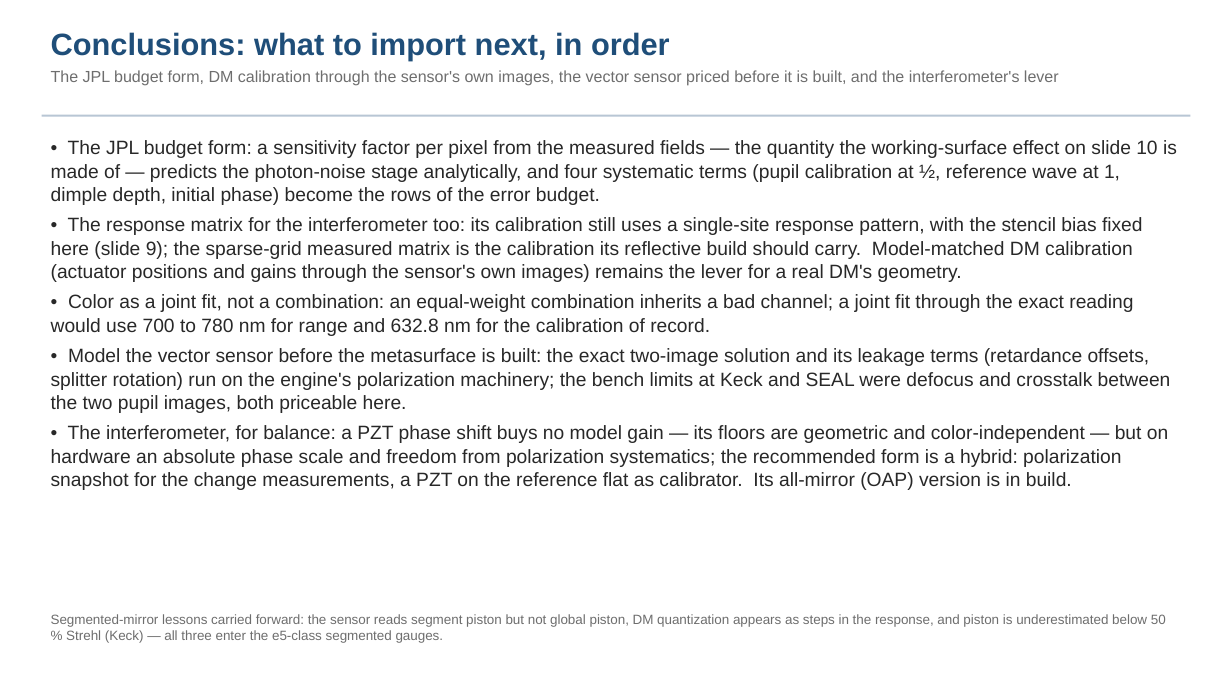
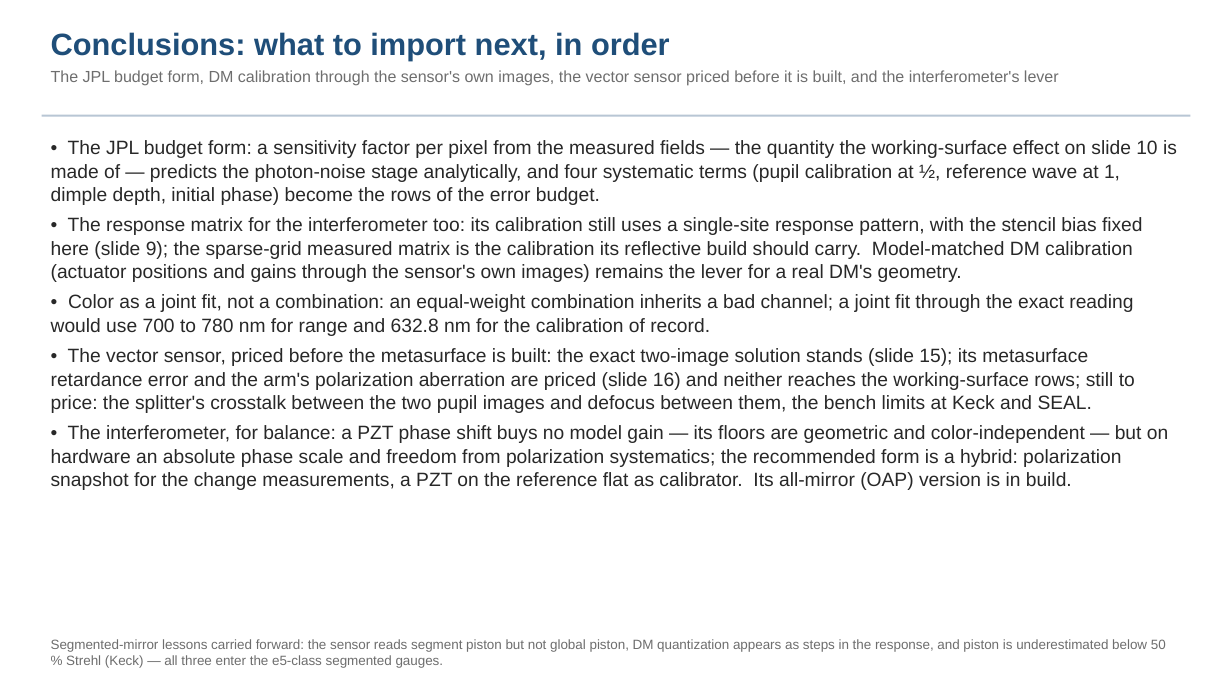
Before and after one commit to nasa-jpl/macos, a slide deck: slide 23 of demo_session/deck_zwfs.pptx (slide 22 before the commit). Drawn at 1232x693 pixels with LibreOffice and Linux fonts; fonts in the diff are those of the drawing. Boxes give left, top, right and bottom in pixels: in the first picture for what was removed or moved away, otherwise in the second. Text is boxed around its words. In the diff, an @@ line names an element or a change of style, - is before the commit and + after.

```diff
--- a/demo_session/deck_zwfs.pptx
+++ b/demo_session/deck_zwfs.pptx
@@ text at box(51, 348, 1135, 413): text changed @@
-• Model the vector sensor before the metasurface is built: the exact two-image solution and its leakage terms (retardance offsets, splitter rotation) run on the engine's polarization machinery; the bench limits at Keck and SEAL were defocus and crosstalk between the two pupil images, both priceable here.
+• The vector sensor, priced before the metasurface is built: the exact two-image solution stands (slide 15); its metasurface retardance error and the arm's polarization aberration are priced (slide 16) and neither reaches the working-surface rows; still to price: the splitter's crosstalk between the two pupil images and defocus between them, the bench limits at Keck and SEAL.
@@ text "Segmented-mirror lessons carried forward: the ...": place and size @@
-text "Segmented-mirror lessons carried forward: the ..." at box(51, 614, 1166, 643)
+text "Segmented-mirror lessons carried forward: the ..." at box(51, 639, 1166, 668)
```
Also in this commit, not shown: 1 other slide changed, 1 slide added, 4 other files.
